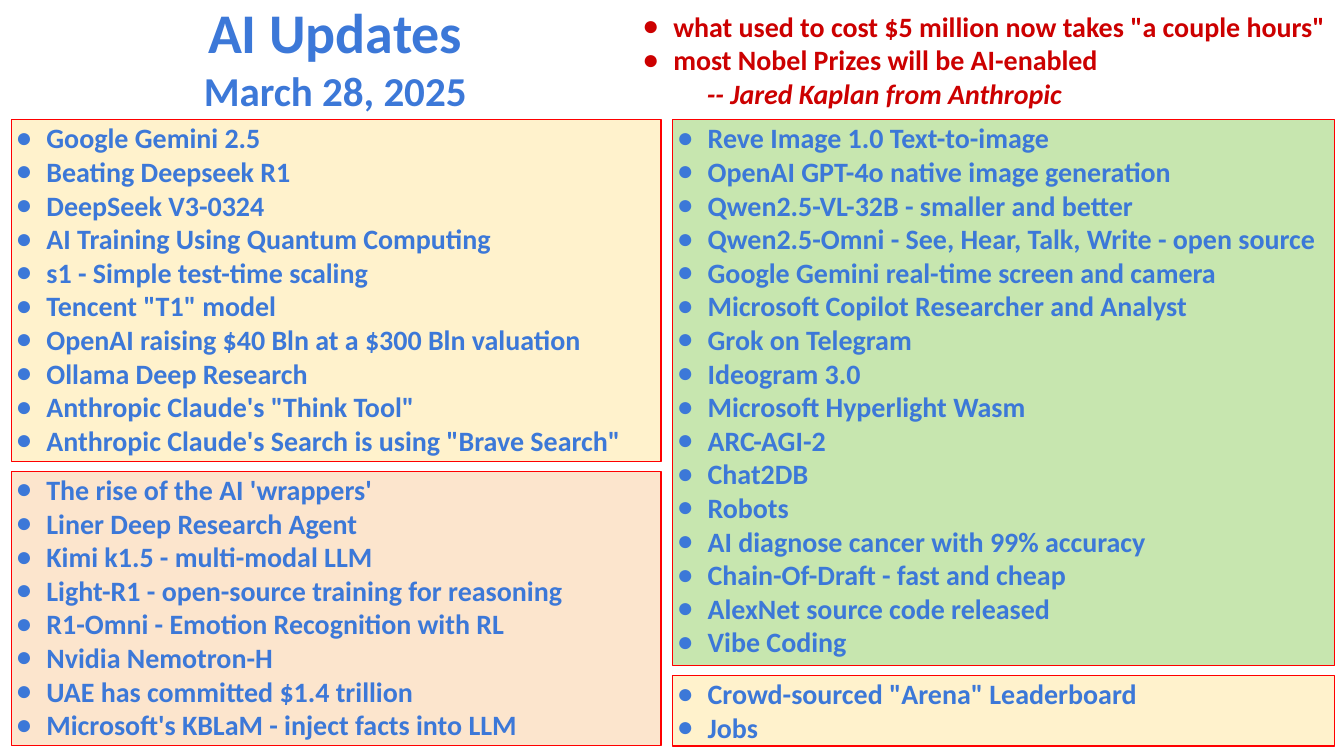
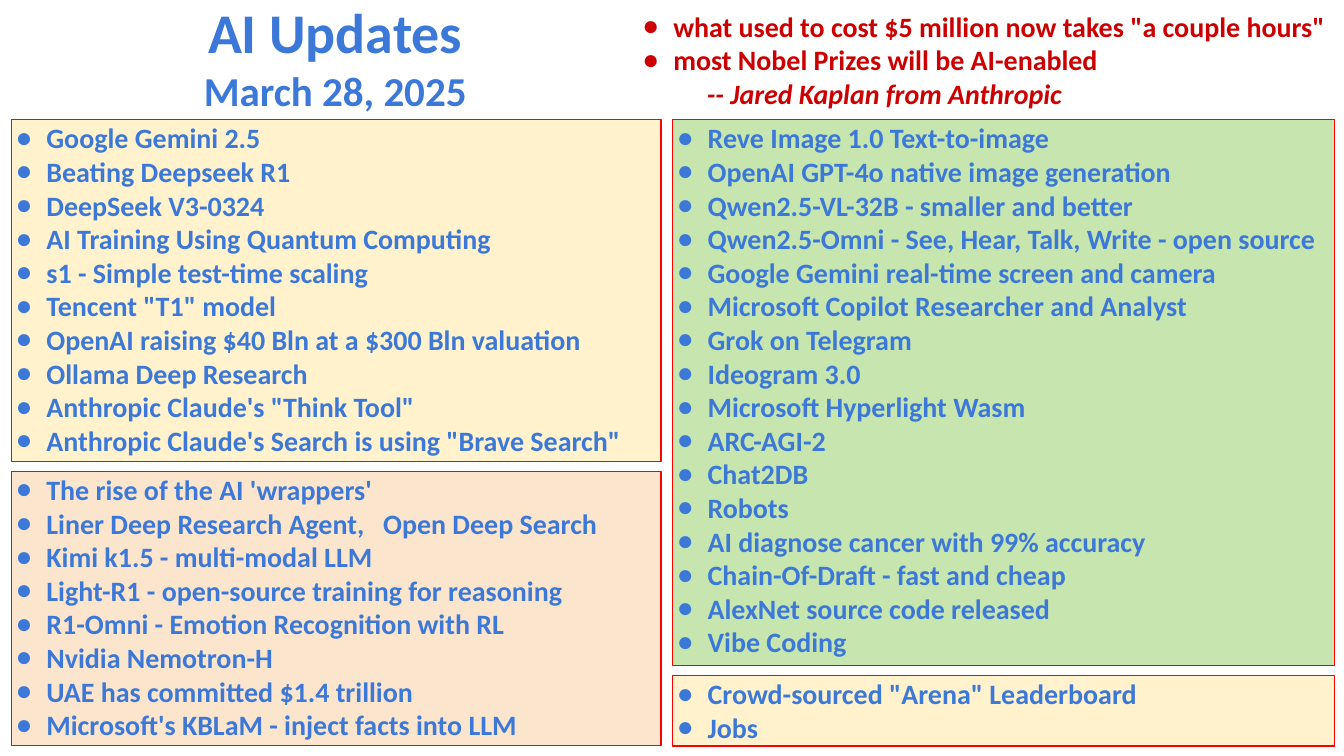
Before and after one commit to lselector/seminar, a slide deck: slide 1 of 2025/2025-03-28-AI-Updates.pptx. Drawn at 1344x756 pixels with LibreOffice and Linux fonts; fonts in the diff are those of the drawing. Boxes give left, top, right and bottom in pixels: in the first picture for what was removed or moved away, otherwise in the second. Text is boxed around its words. In the diff, an @@ line names an element or a change of style, - is before the commit and + after.

```diff
--- a/2025/2025-03-28-AI-Updates.pptx
+++ b/2025/2025-03-28-AI-Updates.pptx
@@ text in rectangle at box(46, 514, 597, 539): text changed @@
-● Liner Deep Research Agent
+● Liner Deep Research Agent, Open Deep Search
```
Also in this commit, not shown: 2 other slides changed.
